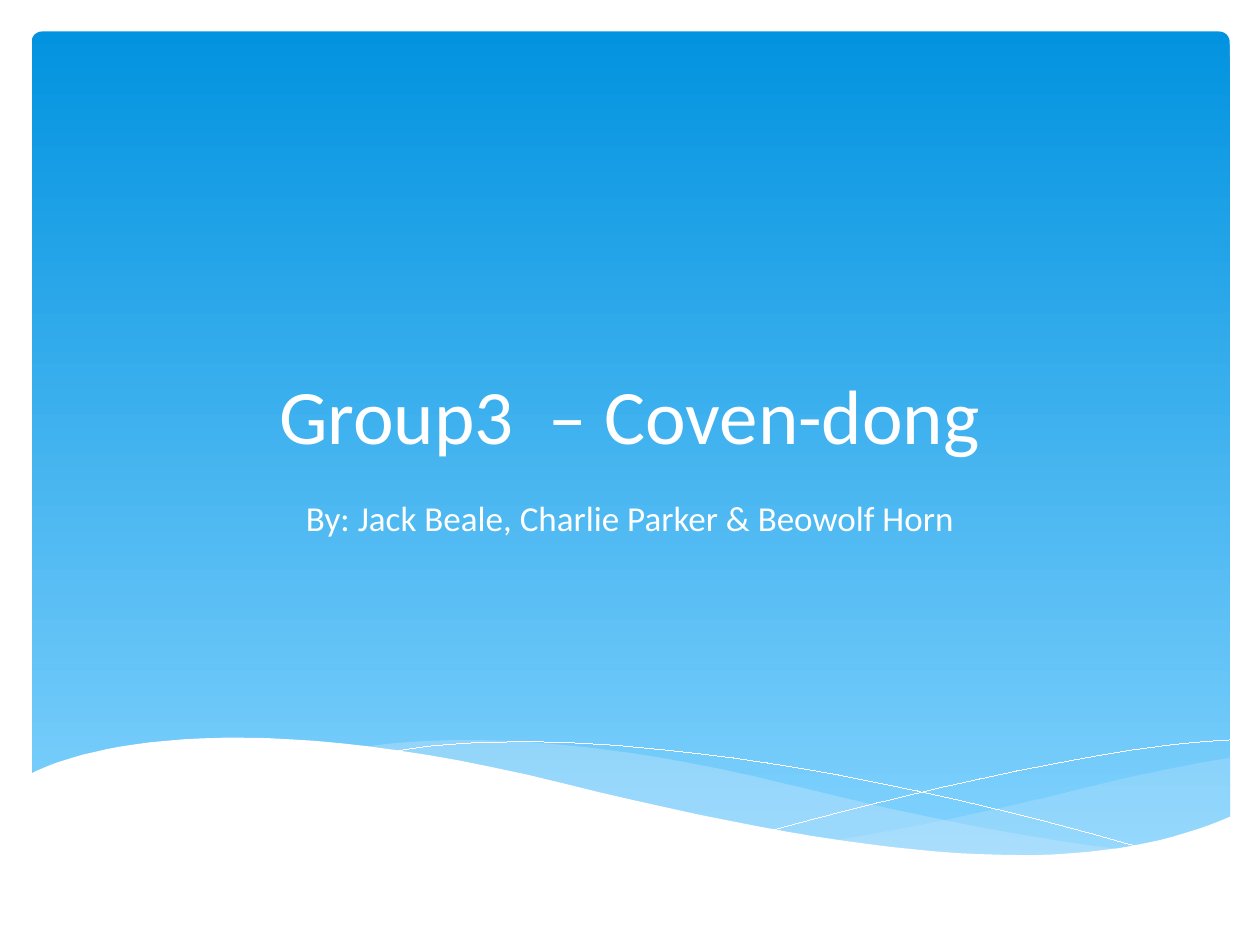
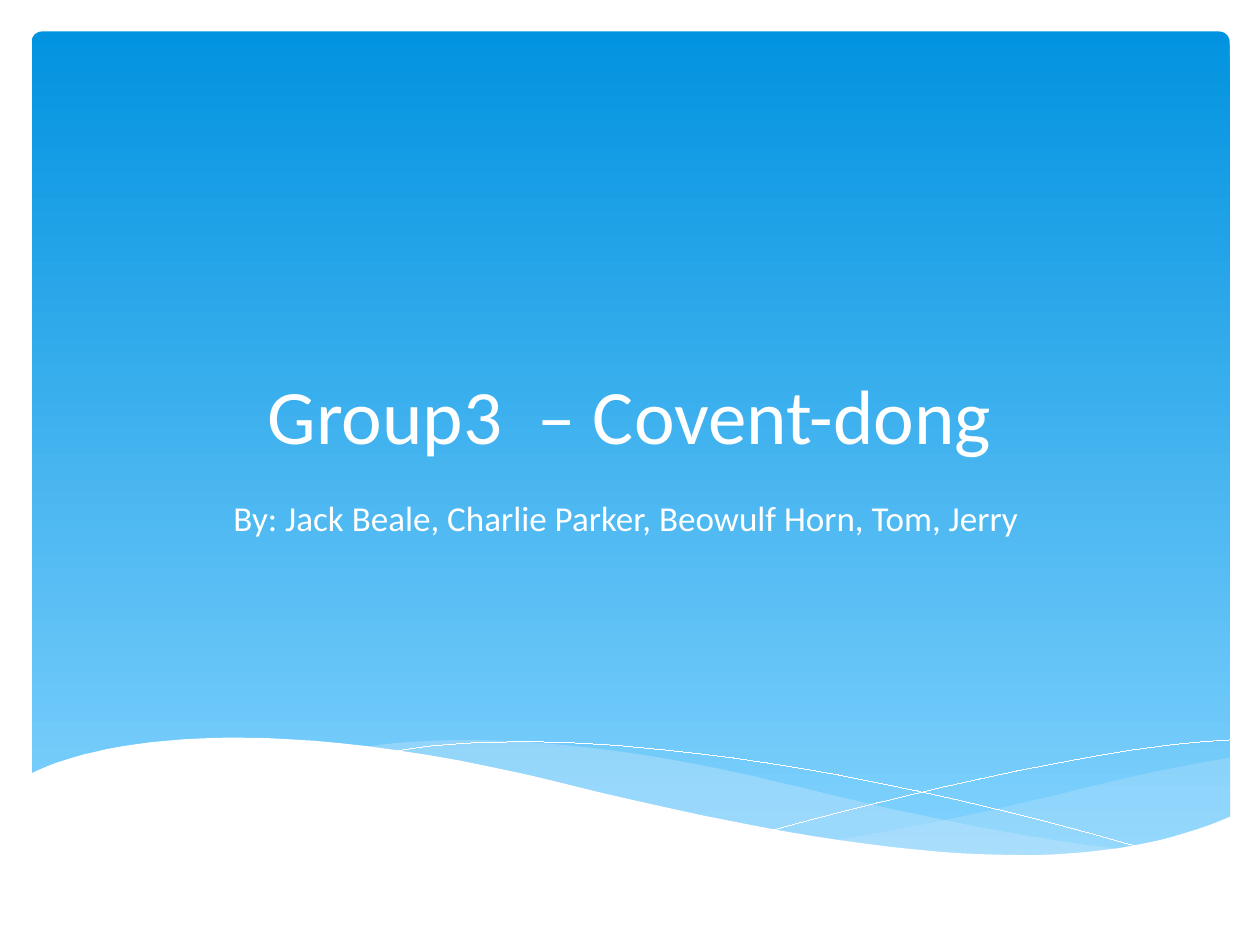
Before and after one commit to bahorn/ChinaProject, a slide deck: slide 1 of Group3 - Covendong.pptx. Drawn at 1260x945 pixels with LibreOffice and Linux fonts; fonts in the diff are those of the drawing. Boxes give left, top, right and bottom in pixels: in the first picture for what was removed or moved away, otherwise in the second. Text is boxed around its words. In the diff, an @@ line names an element or a change of style, - is before the commit and + after.

```diff
--- a/Group3 - Covendong.pptx
+++ b/Group3 - Covendong.pptx
@@ title at <box>268,390,991,458</box>: text changed @@
-Group3 – Coven-dong
+Group3 – Covent-dong
@@ subtitle at <box>233,506,1018,537</box>: text changed @@
-By: Jack Beale, Charlie Parker & Beowolf Horn
+By: Jack Beale, Charlie Parker, Beowulf Horn, Tom, Jerry
```
Also in this commit, not shown: 2 other slides changed, 1 slide added, 1 slide removed.
